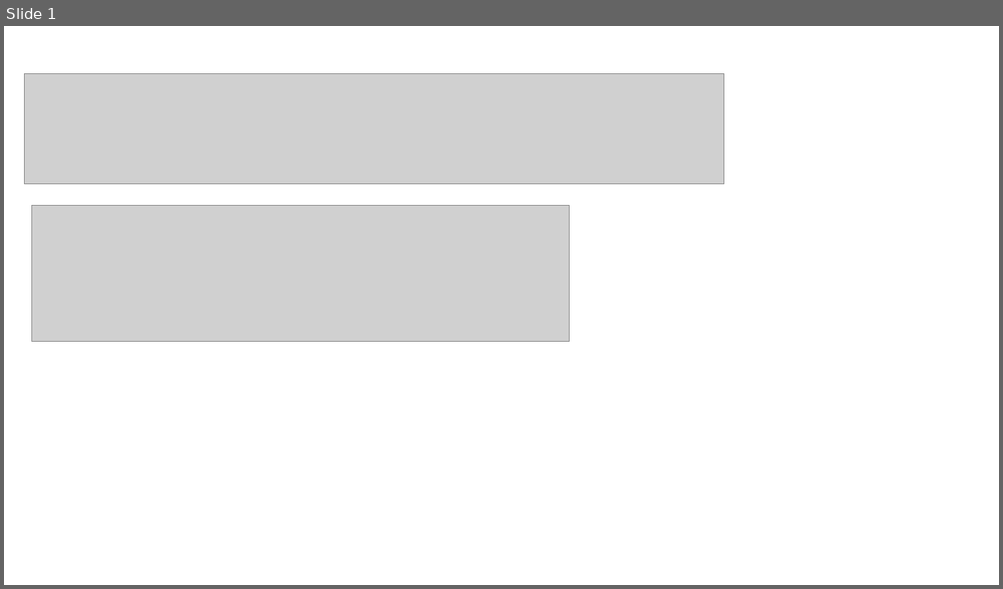
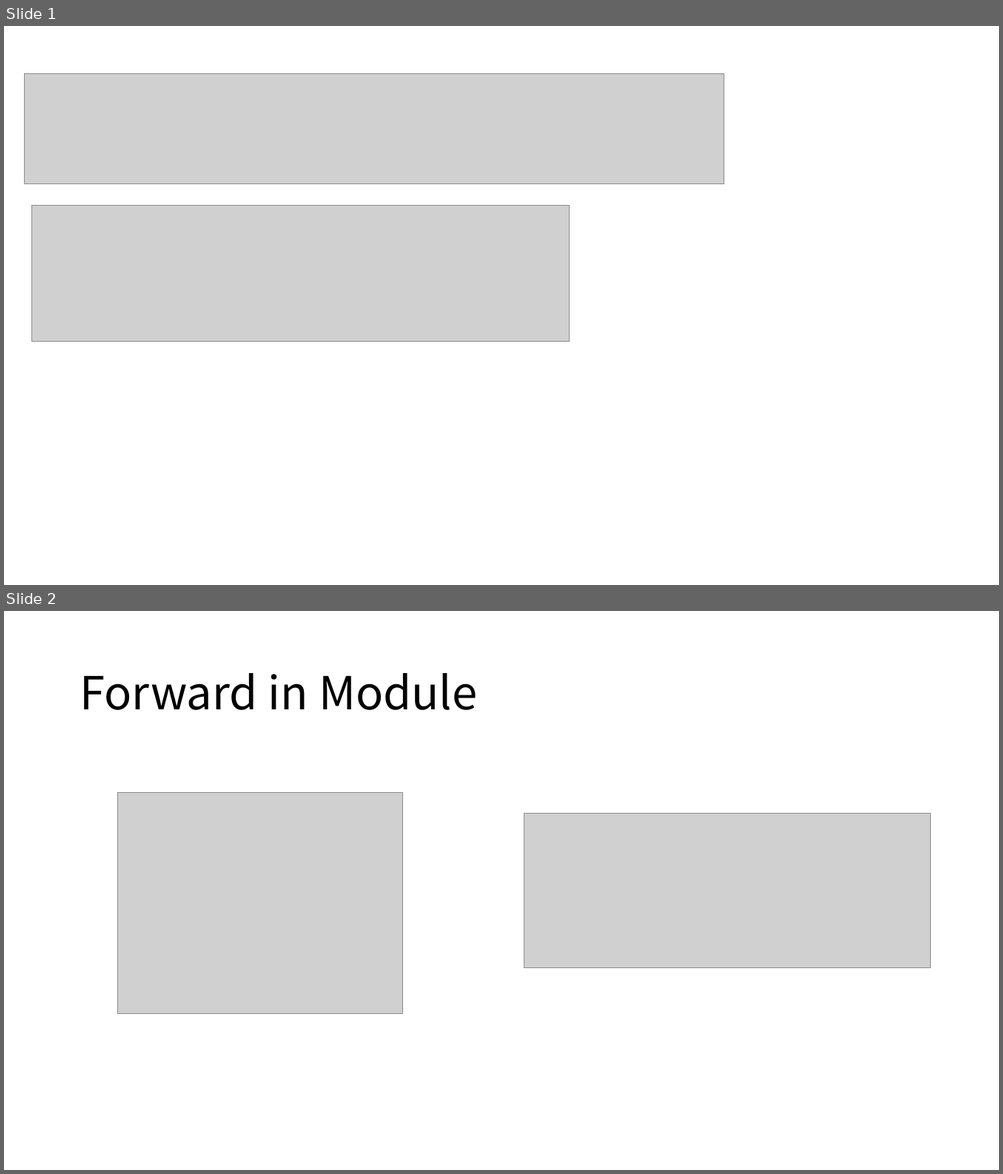
Before and after one commit to kimjh7669/DeepLearning_Practice, a slide deck: Tensorflow/TorchToKeras.pptx. Shown one above the other, each under a label of ours: slide 1 before the commit, slides 1 and 2 after it. The pictures are 1003x589 and 1003x1174 pixels, drawn with LibreOffice and Linux fonts; fonts in the diff are those of the drawing; grey boxes stand for pictures. Boxes give left, top, right and bottom in pixels: in the first picture for what was removed or moved away, otherwise in the second. Text is boxed around its words. In the diff, an @@ line names an element or a change of style, - is before the commit and + after.

```diff
--- a/Tensorflow/TorchToKeras.pptx
+++ b/Tensorflow/TorchToKeras.pptx
@@ slide 2 added at (x1=4, y1=611, x2=999, y2=1170), background #FFFFFF @@
@@ title added at (x1=79, y1=673, x2=478, y2=710), 44 pt, text #000000 @@
+Forward in Module
@@ picture added at (x1=118, y1=793, x2=402, y2=1014) @@
@@ picture added at (x1=524, y1=813, x2=930, y2=968) @@
```
Also in this commit, not shown: 1 slide changed, 6 other slides added, 11 other files.
